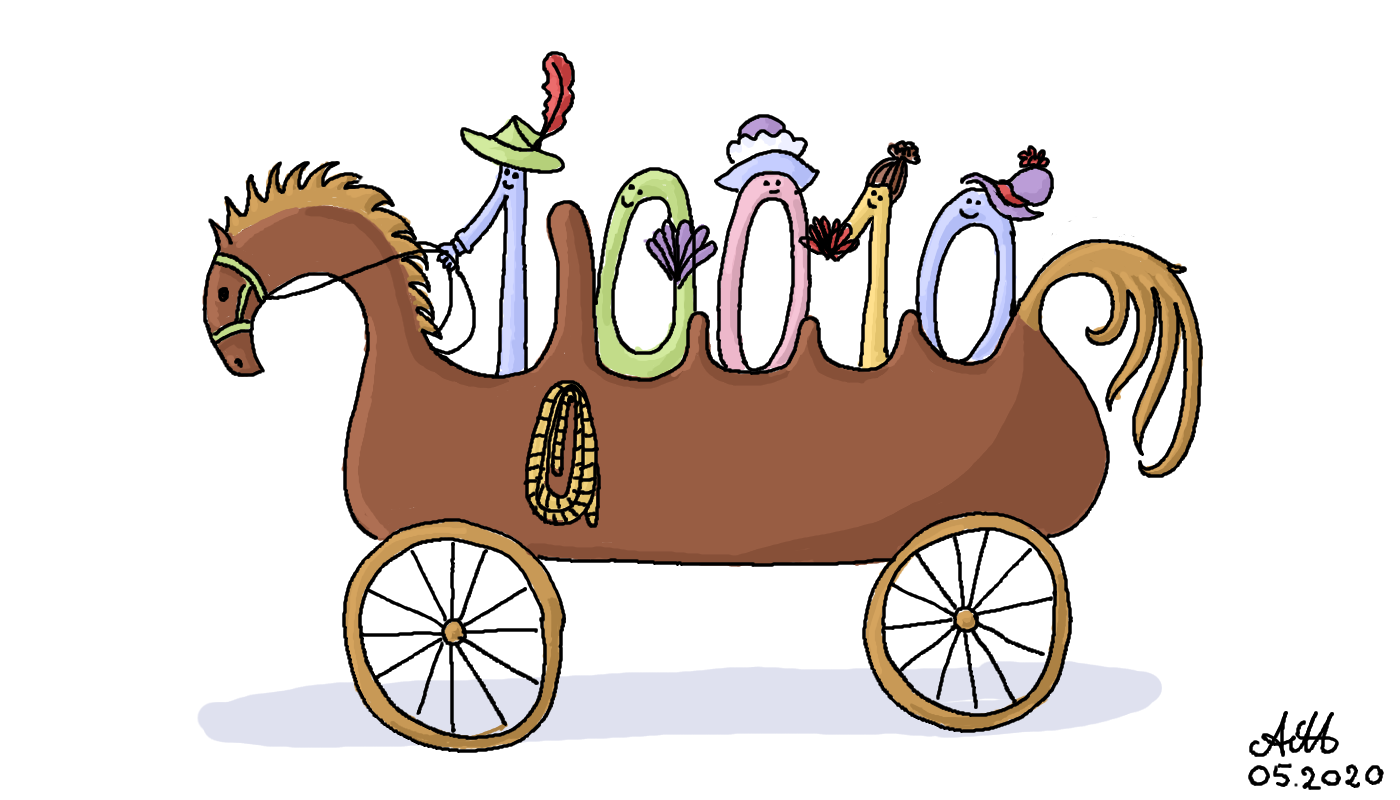
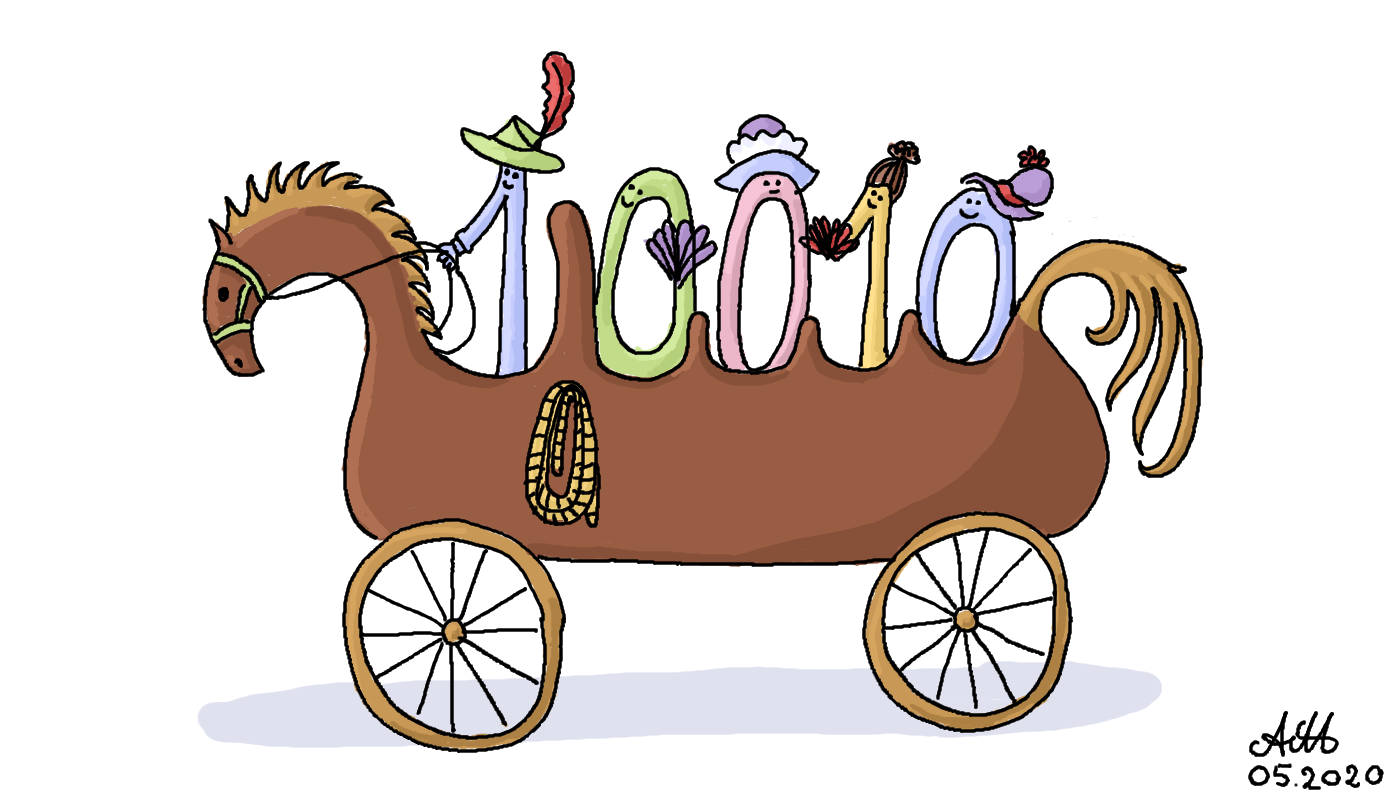
Comparing the layer stacks of the two (1400, 800) images. Changes:
painted on "highlight" over left=1116, top=391, right=1122, bottom=400
painted on "shadow" over left=479, top=725, right=505, bottom=734
painted on "shadow-big" over left=943, top=698, right=998, bottom=703
